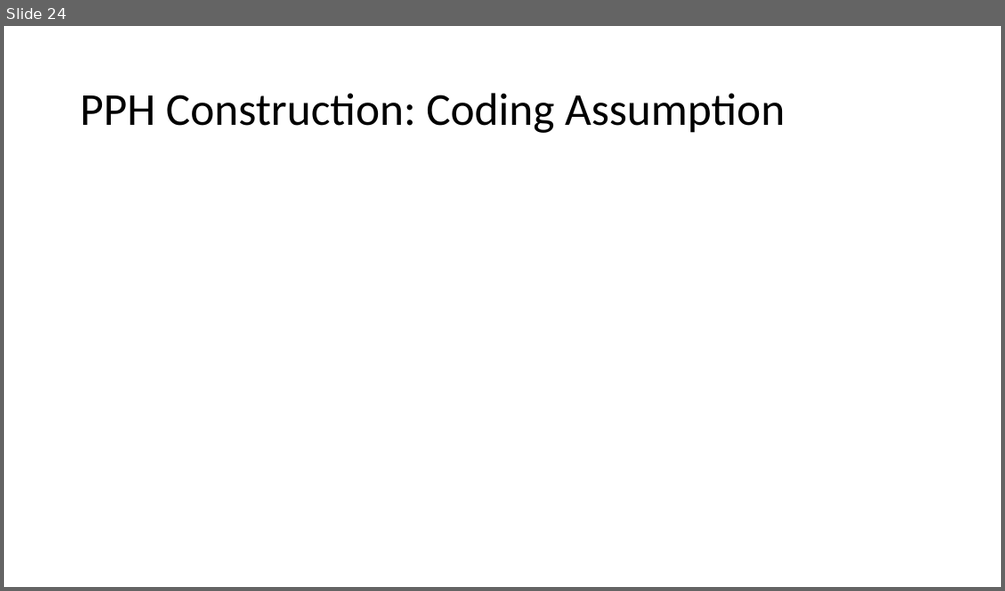
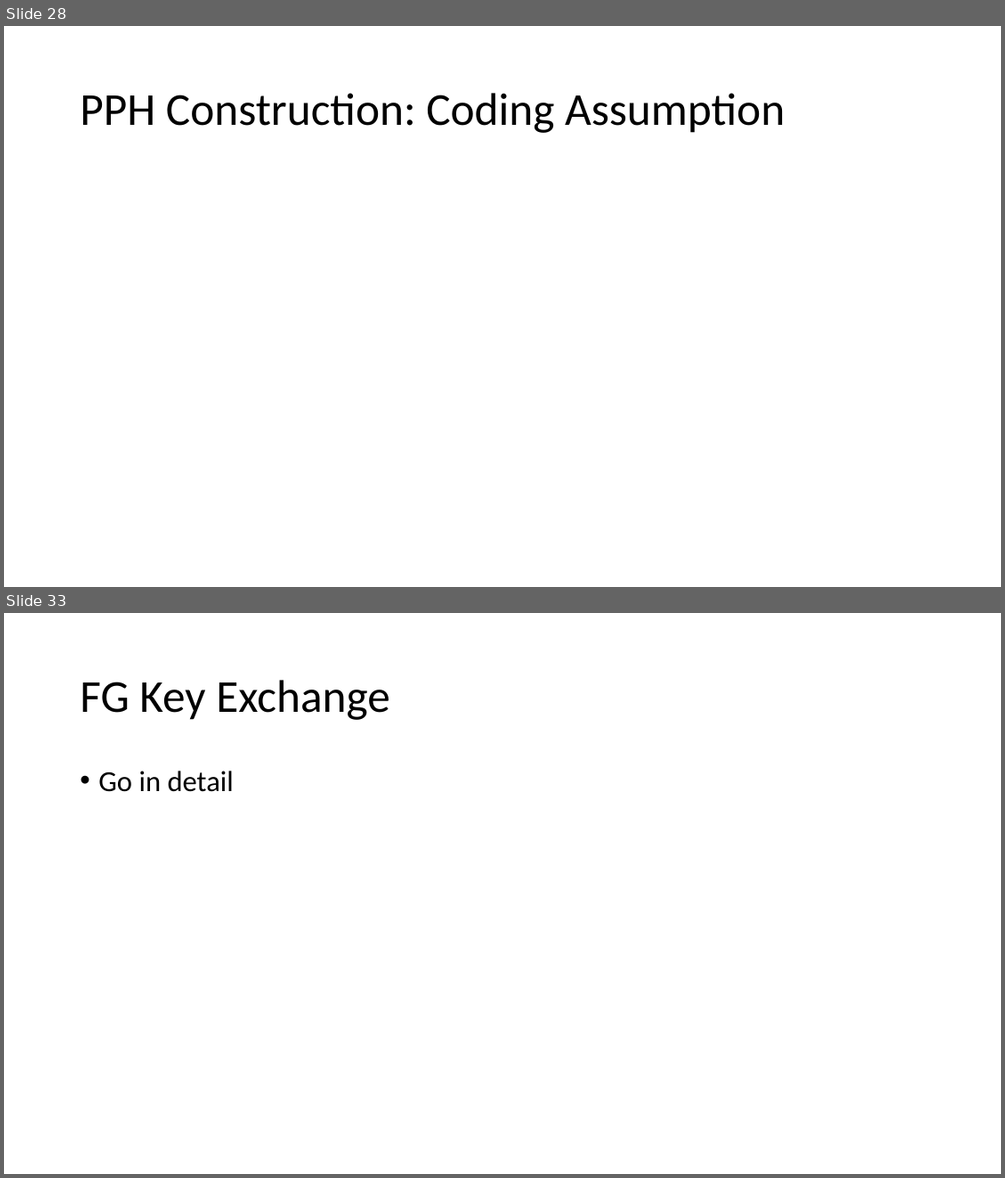
Before and after one commit to riolavigne/thesis, a slide deck: presentation/defense.pptx. Shown one above the other, each under a label of ours: slide 24 before the commit, slides 28 and 33 after it; the slides between them are not shown. The pictures are 1005x591 and 1005x1178 pixels, drawn with LibreOffice and Linux fonts; fonts in the diff are those of the drawing. Boxes give left, top, right and bottom in pixels: in the first picture for what was removed or moved away, otherwise in the second. Text is boxed around its words. In the diff, an @@ line names an element or a change of style, - is before the commit and + after.

```diff
--- a/presentation/defense.pptx
+++ b/presentation/defense.pptx
@@ slide 33 added at [4, 613, 1001, 1174], background #FFFFFF @@
@@ title added at [80, 680, 390, 720], 44 pt, text #000000 @@
+FG Key Exchange
@@ text added at [98, 771, 234, 792], 28 pt, text #000000 @@
+• Go in detail
@@ what was slide 24 is now slide 28 @@
```
Also in this commit, not shown: 11 slides changed, 11 other slides added, 5 other files.
